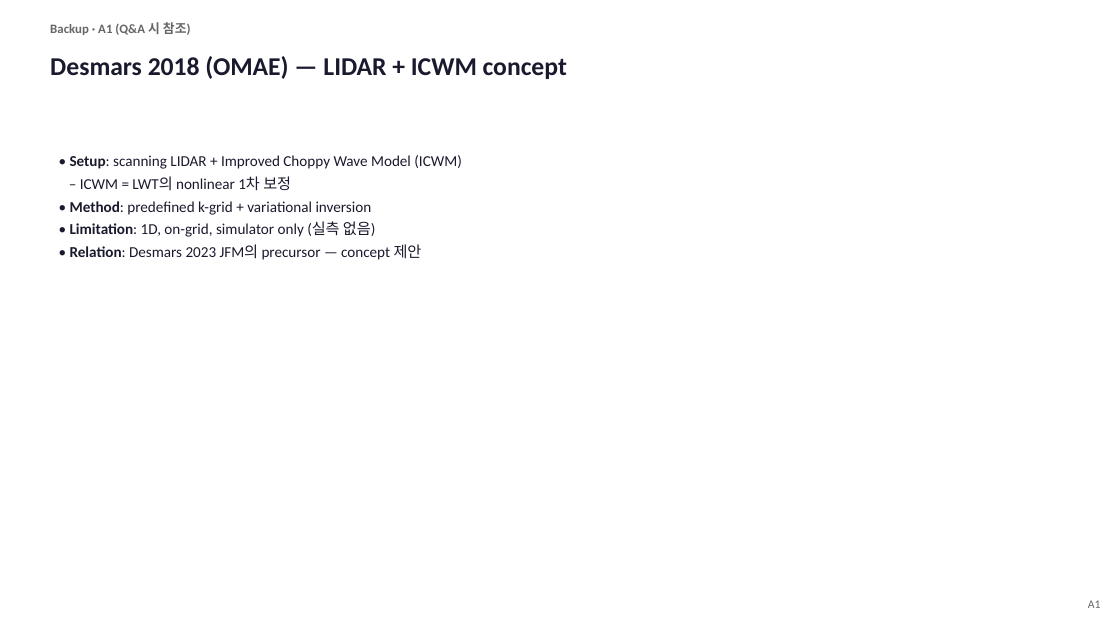
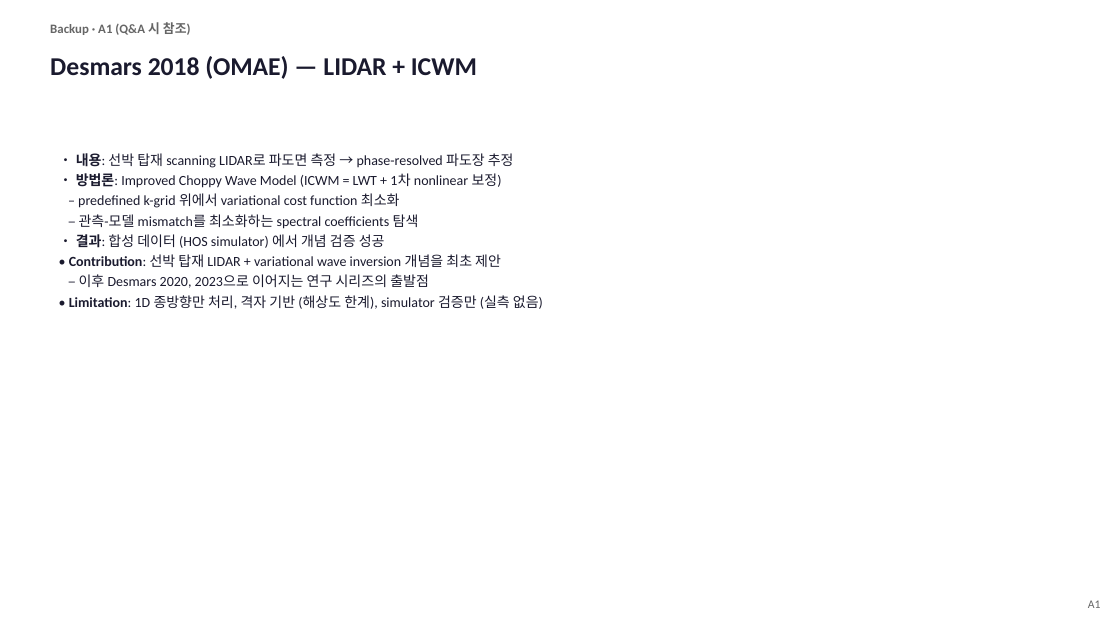
Before and after one commit to SAEYONGPARK94/wavesplat, a slide deck: slide 19 of wavesplat/docs/labmeeting_2026_05_13.pptx (slide 20 before the commit). Drawn at 1120x630 pixels with LibreOffice and Linux fonts; fonts in the diff are those of the drawing. Boxes give left, top, right and bottom in pixels: in the first picture for what was removed or moved away, otherwise in the second. Text is boxed around its words. In the diff, an @@ line names an element or a change of style, - is before the commit and + after.

```diff
--- a/wavesplat/docs/labmeeting_2026_05_13.pptx
+++ b/wavesplat/docs/labmeeting_2026_05_13.pptx
@@ text at bbox=[50, 56, 477, 79]: text changed @@
-Desmars 2018 (OMAE) — LIDAR + ICWM concept
+Desmars 2018 (OMAE) — LIDAR + ICWM
@@ text at bbox=[69, 153, 543, 309]: text changed; size 13 to 12 pt @@
-• Setup: scanning LIDAR + Improved Choppy Wave Model (ICWM)
-– ICWM = LWT의 nonlinear 1차 보정
-• Method: predefined k-grid + variational inversion
-• Limitation: 1D, on-grid, simulator only (실측 없음)
-• Relation: Desmars 2023 JFM의 precursor — concept 제안
+• 내용: 선박 탑재 scanning LIDAR로 파도면 측정 → phase-resolved 파도장 추정
+• 방법론: Improved Choppy Wave Model (ICWM = LWT + 1차 nonlinear 보정)
+– predefined k-grid 위에서 variational cost function 최소화
+– 관측-모델 mismatch를 최소화하는 spectral coefficients 탐색
+• 결과: 합성 데이터 (HOS simulator) 에서 개념 검증 성공
+• Contribution: 선박 탑재 LIDAR + variational wave inversion 개념을 최초 제안
+– 이후 Desmars 2020, 2023으로 이어지는 연구 시리즈의 출발점
+• Limitation: 1D 종방향만 처리, 격자 기반 (해상도 한계), simulator 검증만 (실측 없음)
```
Also in this commit, not shown: 16 other slides changed, 11 slides added, 8 slides removed, 14 other files.
